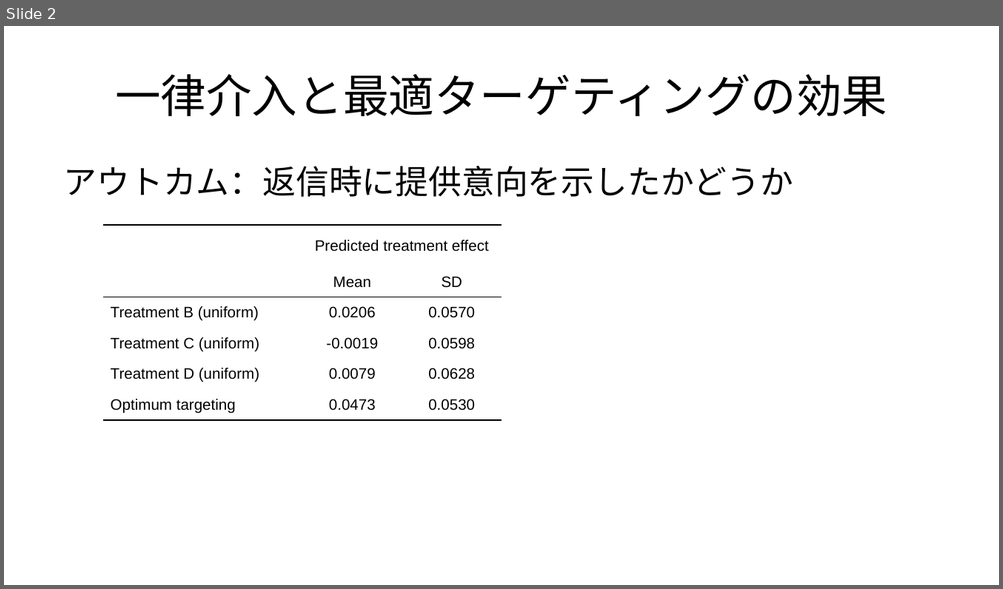
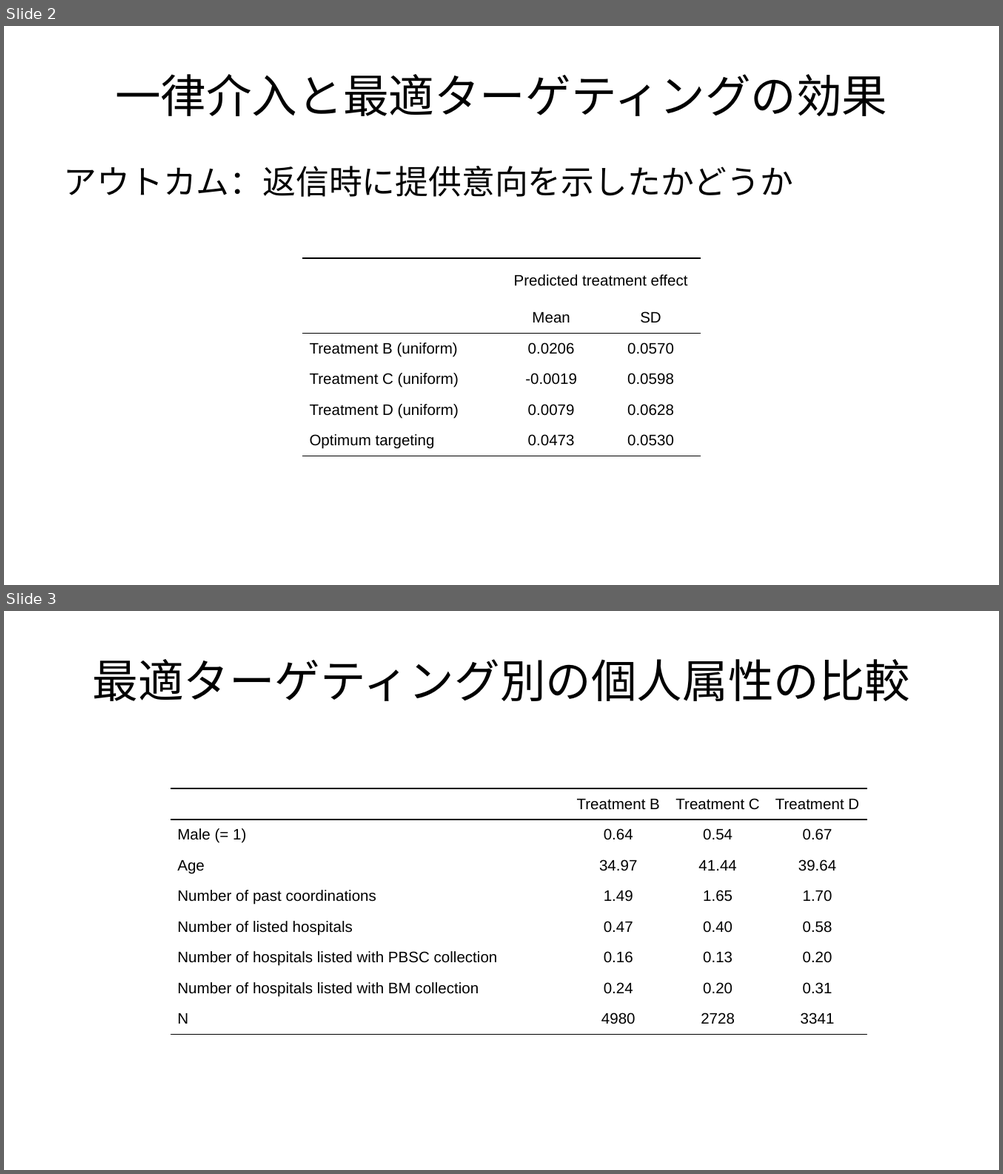
Before and after one commit to JMDP-behavioral-economics/RCT-Nudge, a slide deck: targeting.pptx. Shown one above the other, each under a label of ours: slide 2 before the commit, slides 2 and 3 after it. The pictures are 1003x589 and 1003x1174 pixels, drawn with LibreOffice and Linux fonts; fonts in the diff are those of the drawing. Boxes give left, top, right and bottom in pixels: in the first picture for what was removed or moved away, otherwise in the second. Text is boxed around its words. In the diff, an @@ line names an element or a change of style, - is before the commit and + after.

```diff
--- a/targeting.pptx
+++ b/targeting.pptx
@@ slide 3 added at [4,611,999,1170], background #FFFFFF @@
@@ title added at [92,659,910,701], 33 pt, text #000000 @@
+最適ターゲティング別の個人属性の比較
@@ table added at [170,789,866,1045], 8 rows, 4 columns @@
+ | Treatment B | Treatment C | Treatment D
+Male (= 1) | 0.64 | 0.54 | 0.67
+Age | 34.97 | 41.44 | 39.64
+Number of past coordinations | 1.49 | 1.65 | 1.70
+Number of listed hospitals | 0.47 | 0.40 | 0.58
+Number of hospitals listed with PBSC collection | 0.16 | 0.13 | 0.20
+Number of hospitals listed with BM collection | 0.24 | 0.20 | 0.31
+N | 4980 | 2728 | 3341
@@ slide 2 changed as well @@
@@ table at [302,258,700,456] @@
@@ borders changed @@
@@ table: place and size @@
-table at [103,225,501,585]
+table at [302,258,700,456]
```
Also in this commit, not shown: 1 other slide changed, 1 other file.
